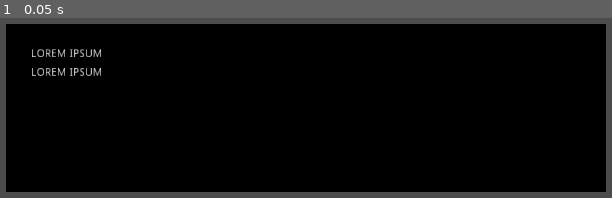
Above: before the commit, frame 1.
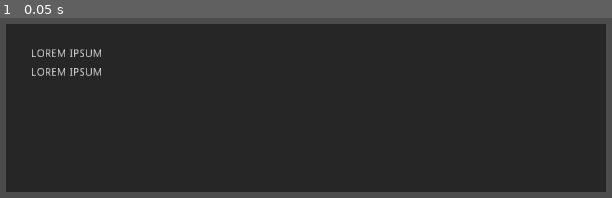
Above: after the commit, the same moment.

Repository: NintenDuck/Godot-Own-Nodes
Game: Godot game, scene res://scenes/DialogueBox.tscn
Same seed, same stepped clock (60 frames per second), same inputs: the game is played once before the commit and once after it.
Inputs:
- Up to frame 1 (0.05 s): no input

The runs differ from the first frame. In frame 1, 91% of the frame differs, in the area x 0-100%, y 3-97%.
Error before the commit: Invalid get index 'Null' (on base: 'Dictionary'). (res://scripts/DialogueBox.gd:27)
Error after the commit: Assertion failed: No real file (res://scripts/DialogueBox.gd:47)

Commit message:
fix: Dialogue System Properly Working

Diff:
--- a/project.godot
+++ b/project.godot
@@ -10,7 +10,7 @@
 
 [application]
 
-config/name="Godot Tests"
+config/name="Godot-Own-Nodes"
 run/main_scene="res://scenes/DialogueBox.tscn"
 config/icon="res://icon.png"
 
--- a/scenes/DialogueBox.tscn
+++ b/scenes/DialogueBox.tscn
@@ -6,9 +6,6 @@
 anchor_right = 1.0
 anchor_bottom = 1.0
 script = ExtResource( 1 )
-textSpeed = null
-dialogueID = 1
-pathFile = "res://jsonFIles/test.json"
 
 [node name="MarginContainer" type="MarginContainer" parent="."]
 anchor_left = 0.5
@@ -23,7 +20,7 @@
 [node name="DialogueBox" type="ColorRect" parent="MarginContainer"]
 margin_right = 768.0
 margin_bottom = 216.0
-color = Color( 0, 0, 0, 1 )
+color = Color( 0.152941, 0.152941, 0.152941, 1 )
 
 [node name="TextMargin" type="MarginContainer" parent="MarginContainer/DialogueBox"]
 anchor_top = 0.5
--- a/scenes/World.tscn
+++ /dev/null
@@ -1,35 +0,0 @@
-[gd_scene load_steps=2 format=2]
-
-[ext_resource path="res://scenes/btnDialogue.tscn" type="PackedScene" id=1]
-
-[node name="World" type="Node2D"]
-
-[node name="CanvasLayer" type="CanvasLayer" parent="."]
-
-[node name="UI" type="Control" parent="CanvasLayer"]
-anchor_right = 1.0
-anchor_bottom = 1.0
-
-[node name="MarginContainer" type="MarginContainer" parent="CanvasLayer/UI"]
-anchor_right = 1.0
-anchor_bottom = 1.0
-margin_left = 218.0
-margin_top = 64.0
-margin_right = -219.0
-margin_bottom = -128.0
-
-[node name="VBoxContainer" type="VBoxContainer" parent="CanvasLayer/UI/MarginContainer"]
-margin_right = 587.0
-margin_bottom = 408.0
-custom_constants/separation = 30
-
-[node name="btnDialogue" parent="CanvasLayer/UI/MarginContainer/VBoxContainer" instance=ExtResource( 1 )]
-margin_left = 143.0
-margin_right = 443.0
-
-[node name="btnDialogue2" parent="CanvasLayer/UI/MarginContainer/VBoxContainer" instance=ExtResource( 1 )]
-margin_left = 143.0
-margin_top = 130.0
-margin_right = 443.0
-margin_bottom = 230.0
-text = "Dialogue 2"
--- a/scenes/btnDialogue.tscn
+++ /dev/null
@@ -1,14 +0,0 @@
-[gd_scene load_steps=3 format=2]
-
-[ext_resource path="res://icon.png" type="Texture" id=1]
-[ext_resource path="res://scripts/btnDialogue.gd" type="Script" id=2]
-
-[node name="btnDialogue" type="Button"]
-margin_right = 300.0
-margin_bottom = 100.0
-rect_min_size = Vector2( 300, 100 )
-size_flags_horizontal = 4
-size_flags_vertical = 5
-text = "Dialogue"
-icon = ExtResource( 1 )
-script = ExtResource( 2 )
--- a/scripts/DialogueBox.gd
+++ b/scripts/DialogueBox.gd
@@ -1,4 +1,6 @@
-# TODO: Implementar modularidad
+# TODO: Hacer Confirmacion de lectura
+# La imagen del ultimo dialogo debe ser diferente a la regular
+
 extends Control
 
 onready var txtName = $MarginContainer/DialogueBox/TextMargin/VBoxContainer/NameLabel
@@ -53,8 +55,6 @@
 
 	# Print to label
 func nextPhrase() -> void:
-	print(phraseNum)
-	print("String Size:",len(dialog[dialogueID]))
 	if phraseNum >= len(dialog[dialogueID]):
 		queue_free()
 		return
--- a/scripts/btnDialogue.gd
+++ /dev/null
@@ -1,3 +0,0 @@
-extends Button
-
-# TODO: Investigacion de uso de json para multi-dialogos
